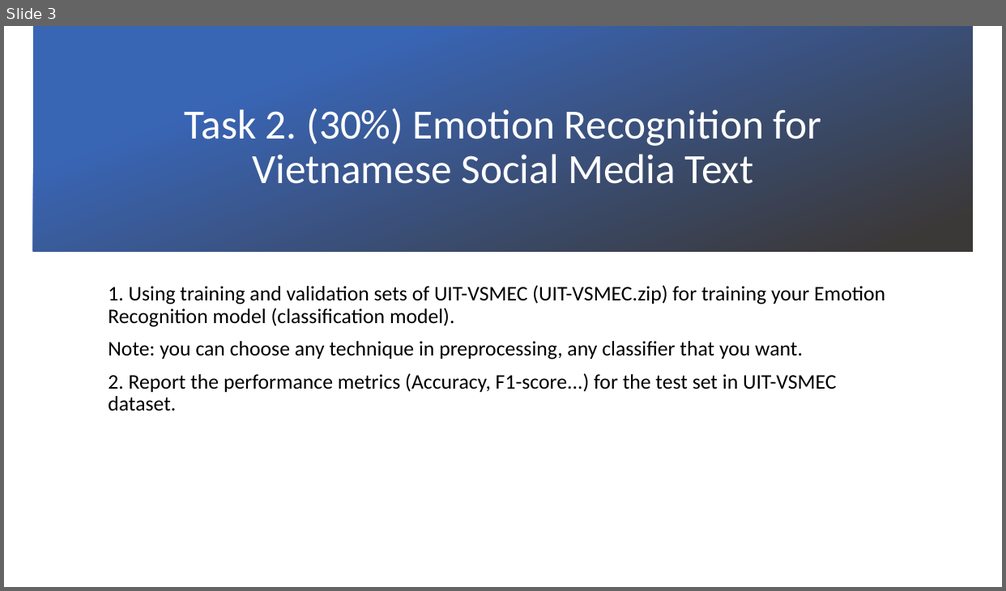
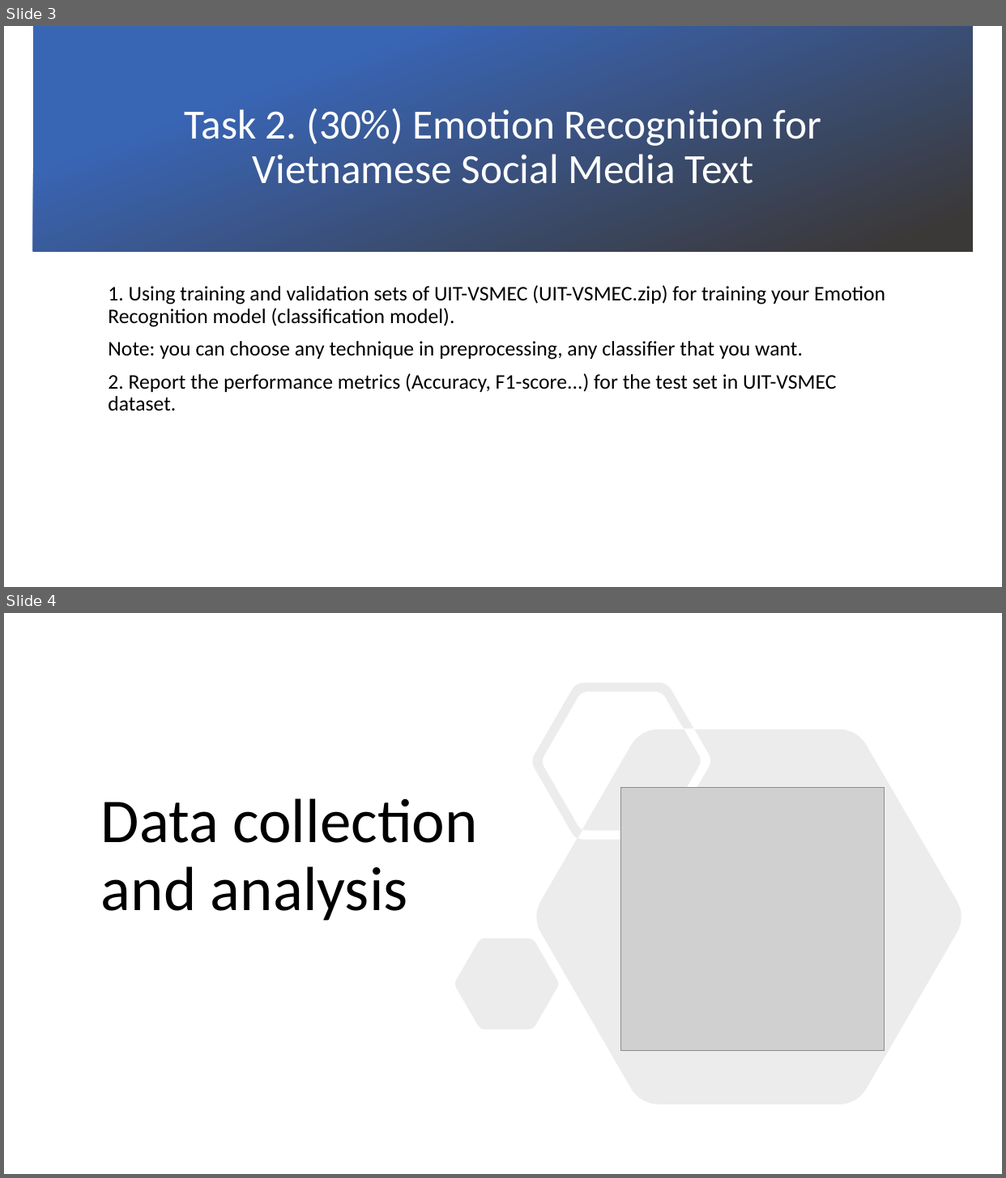
Before and after one commit to kelvng/Vietnamese-Social-Media-Emotion-Corpus, a slide deck: Report/Vietnamese Social Media Emotion Corpus.pptx. Shown one above the other, each under a label of ours: slide 3 before the commit, slides 3 and 4 after it. The pictures are 1006x591 and 1006x1178 pixels, drawn with LibreOffice and Linux fonts; fonts in the diff are those of the drawing; grey boxes stand for pictures; background and template pictures are left out. Boxes give left, top, right and bottom in pixels: in the first picture for what was removed or moved away, otherwise in the second. Text is boxed around its words. In the diff, an @@ line names an element or a change of style, - is before the commit and + after.

```diff
--- a/Report/Vietnamese Social Media Emotion Corpus.pptx
+++ b/Report/Vietnamese Social Media Emotion Corpus.pptx
@@ slide 4 added at (x1=4, y1=613, x2=1002, y2=1174), background #FFFFFF @@
@@ freeform shape added at (x1=455, y1=683, x2=961, y2=1105), fill #808080 at 15% opacity @@
@@ title added at (x1=101, y1=798, x2=478, y2=921), 60 pt, text #000000 @@
+Data collection and analysis
@@ picture added at (x1=621, y1=787, x2=884, y2=1051) @@
```
Also in this commit, not shown: 7 other slides added, 7 other files.
